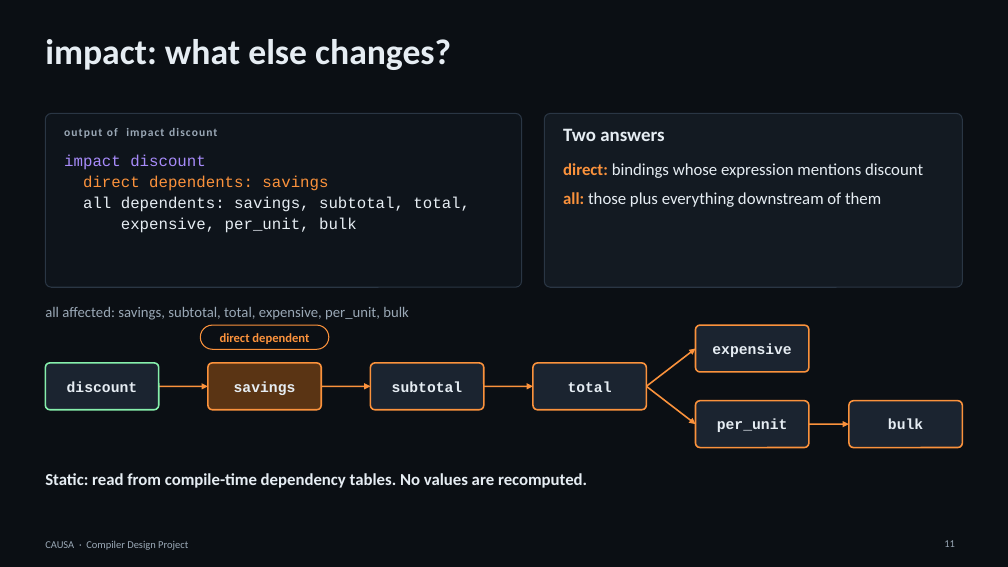
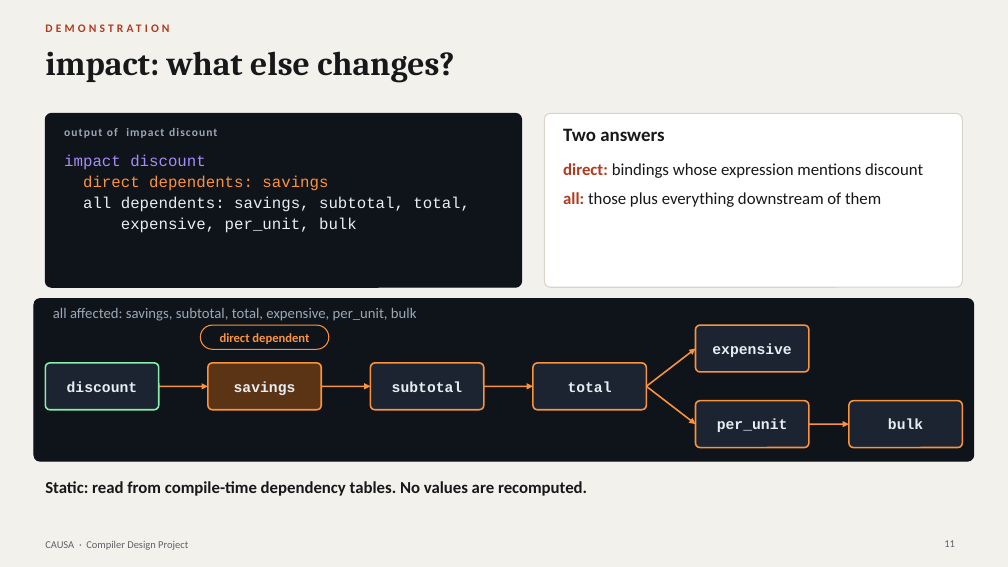
Before and after one commit to ujvall/Causa, a slide deck: slide 11 of presentation/CAUSA_Final_Presentation.pptx. Drawn at 1008x567 pixels with LibreOffice and Linux fonts; fonts in the diff are those of the drawing. Boxes give left, top, right and bottom in pixels: in the first picture for what was removed or moved away, otherwise in the second. Text is boxed around its words. In the diff, an @@ line names an element or a change of style, - is before the commit and + after.

Commit message:
Restyle presentation: light paper canvas, serif headings, consistent theme

```diff
--- a/presentation/CAUSA_Final_Presentation.pptx
+++ b/presentation/CAUSA_Final_Presentation.pptx
@@ background #0B0F14 to #F3F1EC @@
@@ text added at box(45, 21, 650, 40), 11 pt, text #B23A1E, bold @@
+DEMONSTRATION
@@ title "impact: what else changes?": place and size @@
-title "impact: what else changes?" at box(45, 39, 451, 70)
+title "impact: what else changes?" at box(45, 51, 454, 83)
@@ title "impact: what else changes?" at box(45, 51, 454, 83): size 34 to 32 pt, font Calibri to Cambria, text colour #E6EDF3 to #17181A @@
@@ rounded rectangle at box(45, 113, 522, 287): fill #0E141B to #0F141B; outline #2A3644 1 pt to #0F141B 1 pt @@
@@ rounded rectangle at box(544, 113, 963, 287): fill #131A22 to #FFFFFF; outline #2A3644 1 pt to #D8D4CA 1 pt @@
@@ text "Two answers" at box(563, 128, 664, 141): text colour #E6EDF3 to #17181A @@
@@ text "direct: bindings whose expression mentions ..." at box(563, 163, 923, 207): text colour #FB923C to #B23A1E in "direct:", "all:"; text colour #E6EDF3 to #17181A in "bindings whose expression mentions discount", "those plus everything downstream of them" @@
@@ rounded rectangle added at box(34, 299, 974, 461), fill #0F141B, outline #0F141B 1 pt @@
@@ text "all affected: savings, subtotal, total, ...": place and size @@
-text "all affected: savings, subtotal, total, ..." at box(45, 307, 408, 320)
+text "all affected: savings, subtotal, total, ..." at box(53, 308, 416, 321)
@@ text "Static: read from compile-time dependency ..." at box(45, 481, 587, 496): text colour #E6EDF3 to #17181A @@
@@ text "Static: read from compile-time dependency ...": place and size @@
-text "Static: read from compile-time dependency ..." at box(45, 473, 587, 488)
+text "Static: read from compile-time dependency ..." at box(45, 481, 587, 496)
@@ text "CAUSA · Compiler Design Project" at box(45, 541, 188, 550): text colour #9AA8B6 to #5F6168 @@
@@ page number at box(944, 540, 955, 547): text colour #9AA8B6 to #5F6168 @@
```
Also in this commit, not shown: 19 other slides changed, 2 other files.
